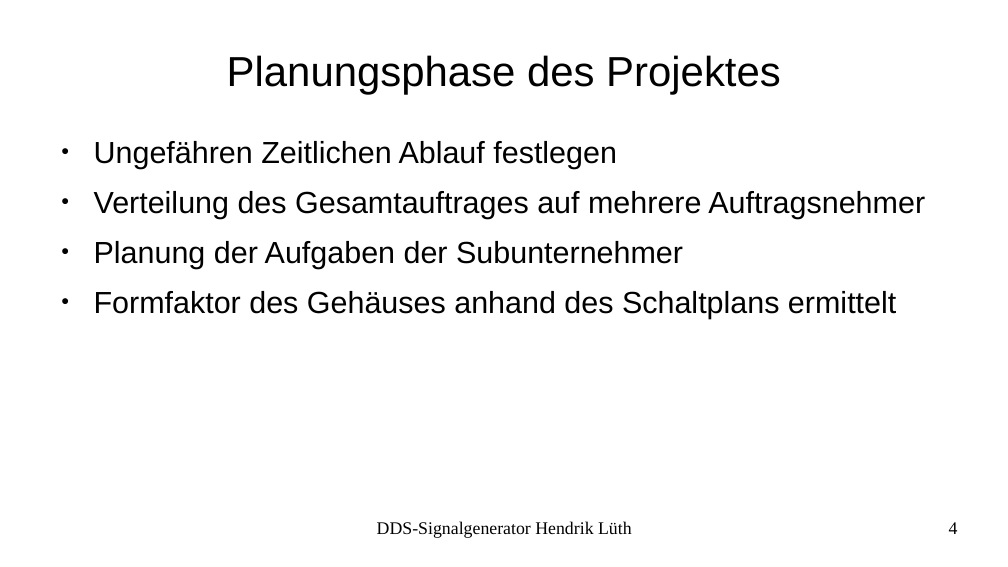
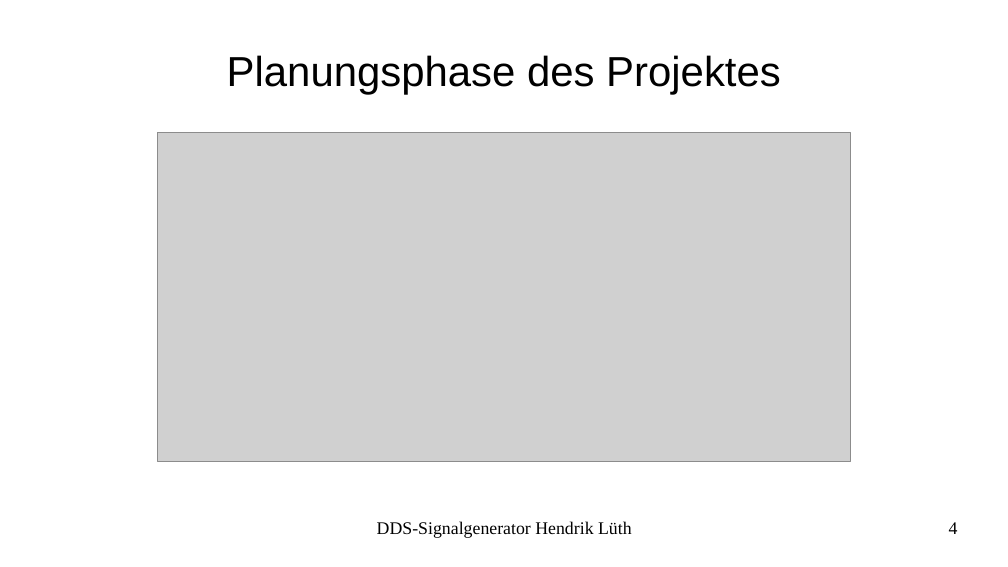
Before and after one commit to LabConnect/Signalgenerator, a slide deck: slide 4 of docs/Präsentation_Prüfung/Präsentation-Signalgenerator.odp. Drawn at 1008x567 pixels with LibreOffice and Linux fonts; fonts in the diff are those of the drawing; grey boxes stand for pictures. Boxes give left, top, right and bottom in pixels: in the first picture for what was removed or moved away, otherwise in the second. Text is boxed around its words. In the diff, an @@ line names an element or a change of style, - is before the commit and + after.

```diff
--- a/docs/Präsentation_Prüfung/Präsentation-Signalgenerator.odp
+++ b/docs/Präsentation_Prüfung/Präsentation-Signalgenerator.odp
@@ text removed at [94, 141, 925, 318] @@
-● Ungefähren Zeitlichen Ablauf festlegen
-● Verteilung des Gesamtauftrages auf mehrere Auftragsnehmer
-● Planung der Aufgaben der Subunternehmer
-● Formfaktor des Gehäuses anhand des Schaltplans ermittelt
@@ picture added at [157, 133, 852, 462] @@
```
Also in this commit, not shown: 5 other slides changed, 1 slide removed.
